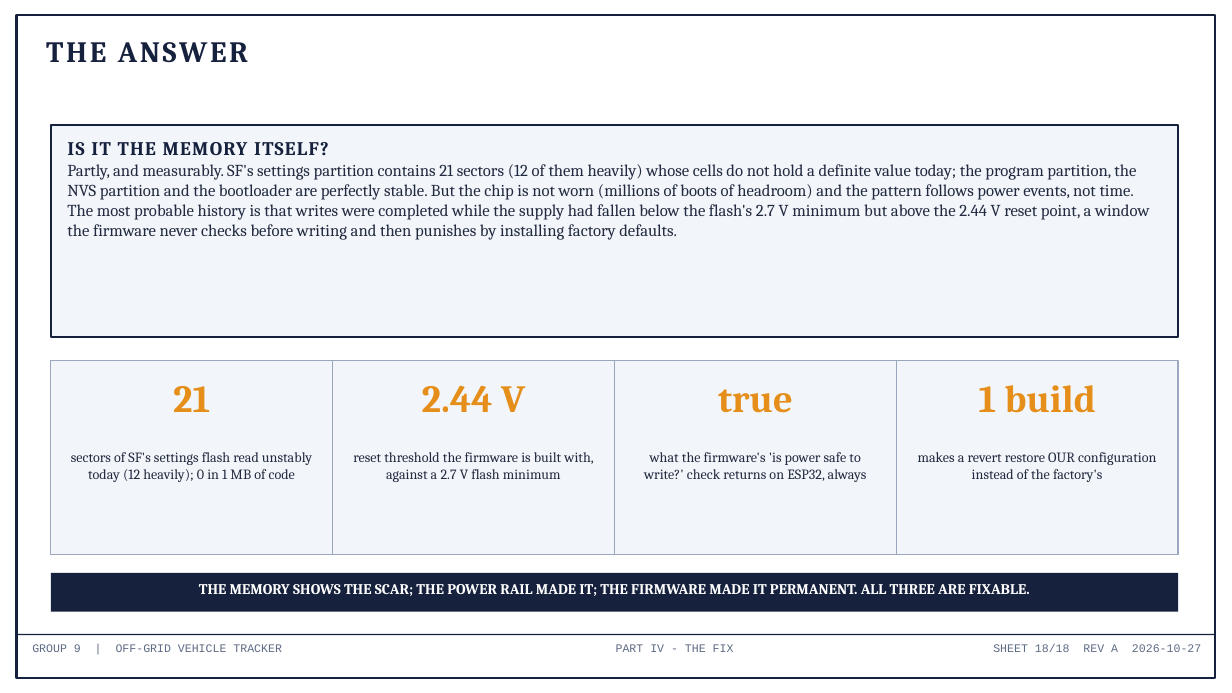
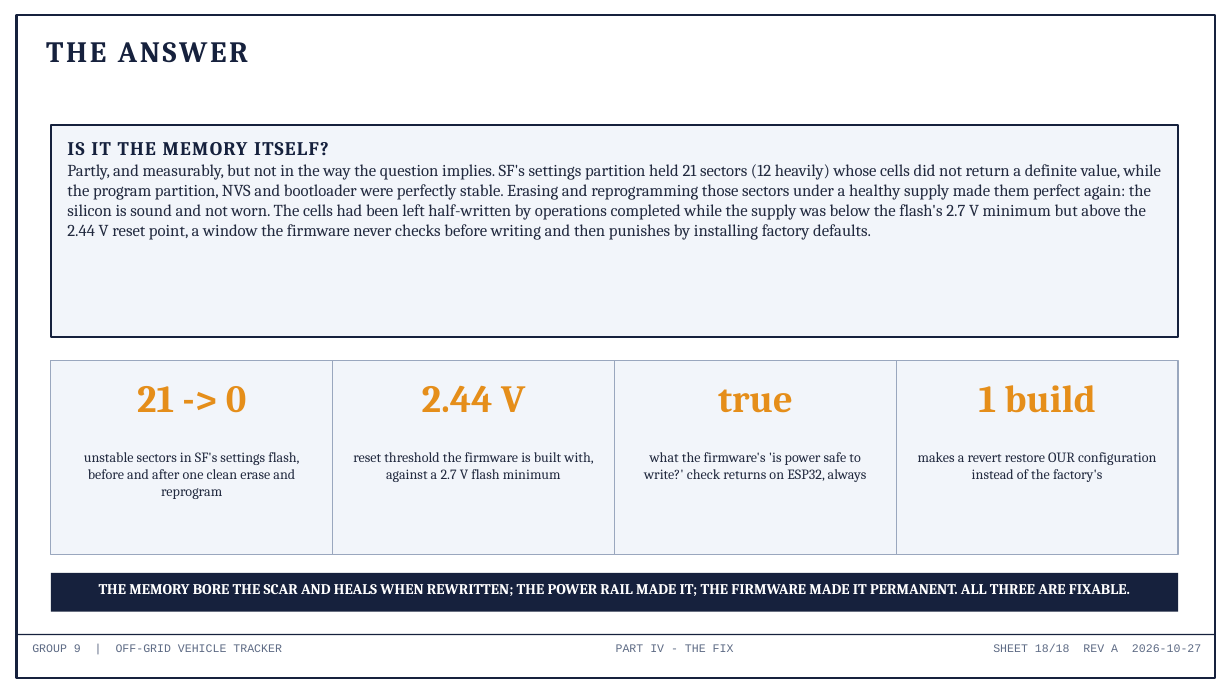
Before and after one commit to deosgracius/offgrid-vehicle-tracker, a slide deck: slide 18 of docs/presentations/Group9_ConfigLoss_RootCause.pptx. Drawn at 1232x693 pixels with LibreOffice and Linux fonts; fonts in the diff are those of the drawing. Boxes give left, top, right and bottom in pixels: in the first picture for what was removed or moved away, otherwise in the second. Text is boxed around its words. In the diff, an @@ line names an element or a change of style, - is before the commit and + after.

```diff
--- a/docs/presentations/Group9_ConfigLoss_RootCause.pptx
+++ b/docs/presentations/Group9_ConfigLoss_RootCause.pptx
@@ text at <box>67,164,1162,240</box>: text changed @@
-Partly, and measurably. SF's settings partition contains 21 sectors (12 of them heavily) whose cells do not hold a definite value today; the program partition, the NVS partition and the bootloader are perfectly stable. But the chip is not worn (millions of boots of headroom) and the pattern follows power events, not time. The most probable history is that writes were completed while the supply had fallen below the flash's 2.7 V minimum but above the 2.44 V reset point, a window the firmware never checks before writing and then punishes by installing factory defaults.
+Partly, and measurably, but not in the way the question implies. SF's settings partition held 21 sectors (12 heavily) whose cells did not return a definite value, while the program partition, NVS and bootloader were perfectly stable. Erasing and reprogramming those sectors under a healthy supply made them perfect again: the silicon is sound and not worn. The cells had been left half-written by operations completed while the supply was below the flash's 2.7 V minimum but above the 2.44 V reset point, a window the firmware never checks before writing and then punishes by installing factory defaults.
@@ text at <box>137,386,247,413</box>: text changed @@
-21
+21 -> 0
@@ text at <box>84,452,299,499</box>: text changed @@
-sectors of SF's settings flash read unstably today (12 heavily); 0 in 1 MB of code
+unstable sectors in SF's settings flash, before and after one clean erase and reprogram
@@ text at <box>99,584,1130,596</box>: text changed @@
-THE MEMORY SHOWS THE SCAR; THE POWER RAIL MADE IT; THE FIRMWARE MADE IT PERMANENT. ALL THREE ARE FIXABLE.
+THE MEMORY BORE THE SCAR AND HEALS WHEN REWRITTEN; THE POWER RAIL MADE IT; THE FIRMWARE MADE IT PERMANENT. ALL THREE ARE FIXABLE.
```
Also in this commit, not shown: 4 other slides changed, 3 other files.
